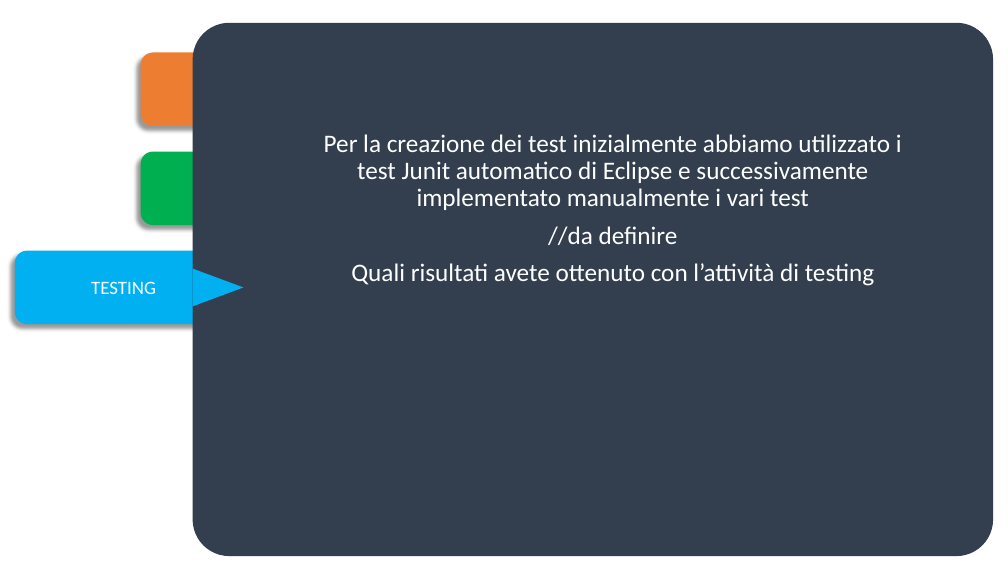
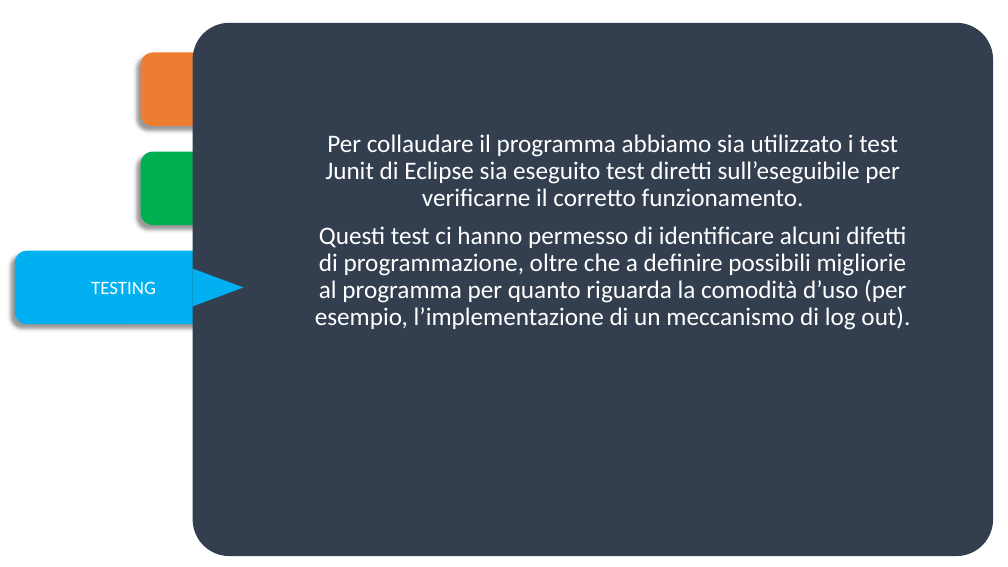
Before and after one commit to FilippoBolis/MED_Progetto_Ing_Software_23_24, a slide deck: slide 13 of MED/doc/Presentazione M.E.D.pptx. Drawn at 1008x567 pixels with LibreOffice and Linux fonts; fonts in the diff are those of the drawing. Boxes give left, top, right and bottom in pixels: in the first picture for what was removed or moved away, otherwise in the second. Text is boxed around its words. In the diff, an @@ line names an element or a change of style, - is before the commit and + after.

```diff
--- a/MED/doc/Presentazione M.E.D.pptx
+++ b/MED/doc/Presentazione M.E.D.pptx
@@ text at <box>315,134,910,330</box>: text changed @@
-Per la creazione dei test inizialmente abbiamo utilizzato i test Junit automatico di Eclipse e successivamente implementato manualmente i vari test
-//da definire
-Quali risultati avete ottenuto con l’attività di testing
+Per collaudare il programma abbiamo sia utilizzato i test Junit di Eclipse sia eseguito test diretti sull’eseguibile per verificarne il corretto funzionamento.
+Questi test ci hanno permesso di identificare alcuni difetti di programmazione, oltre che a definire possibili migliorie al programma per quanto riguarda la comodità d’uso (per esempio, l’implementazione di un meccanismo di log out).
```
Also in this commit, not shown: 3 other slides changed, 11 other files.
